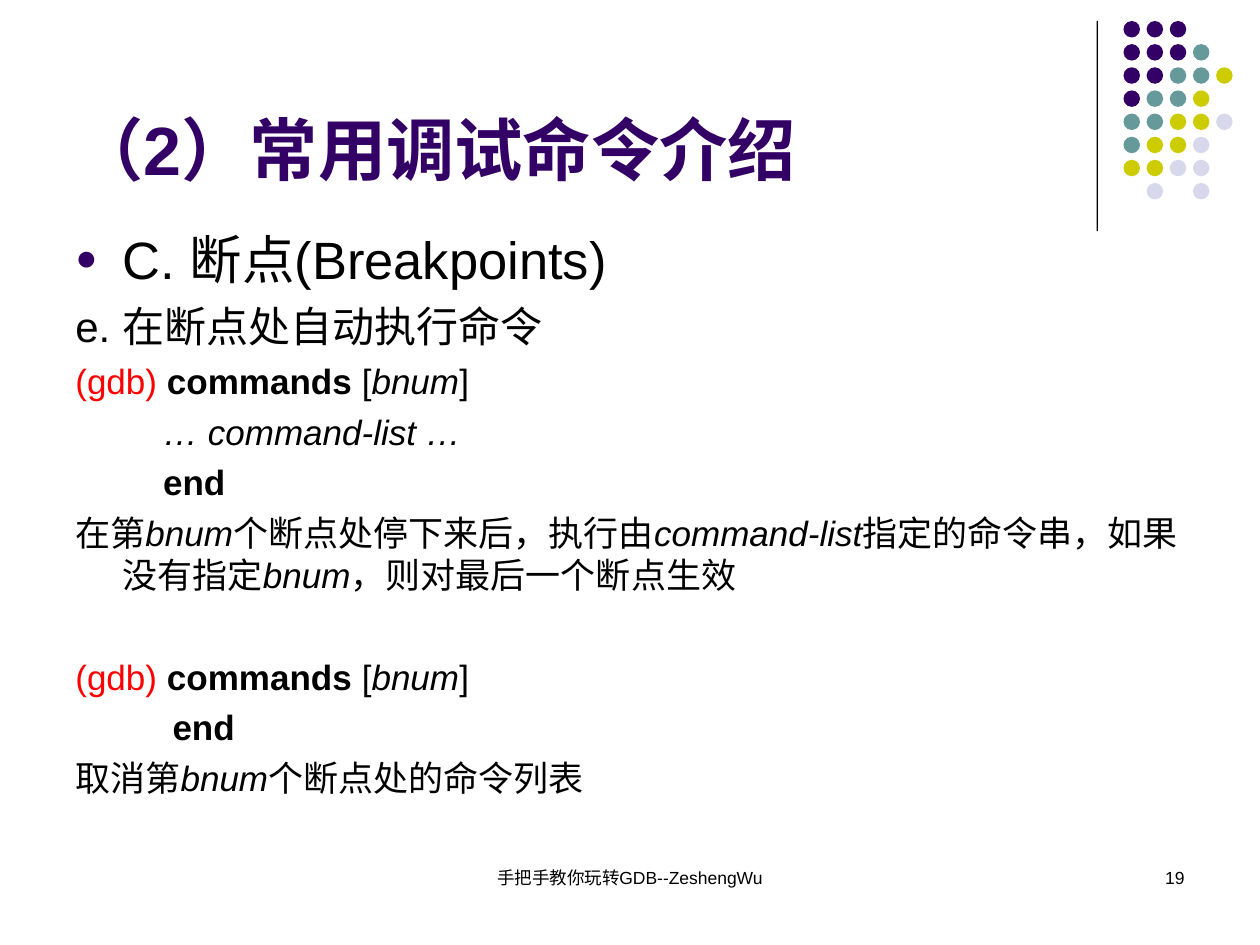
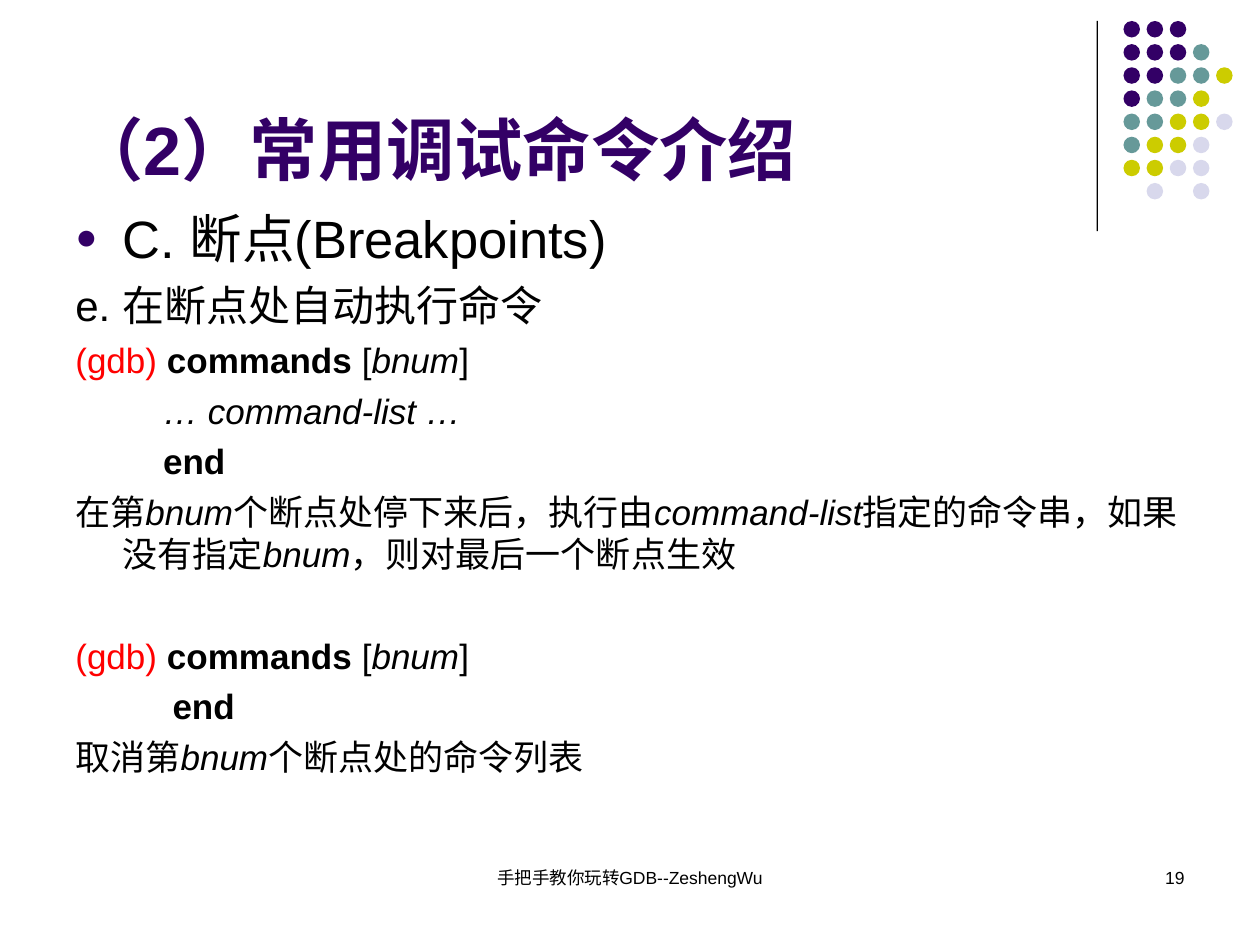
Before and after one commit to KublaikhanGeek/reactor, a slide deck: slide 19 of docs/手把手教你玩转GDB/手把手教你玩转GDB.ppt. Drawn at 1260x945 pixels with LibreOffice and Linux fonts; fonts in the diff are those of the drawing. Boxes give left, top, right and bottom in pixels: in the first picture for what was removed or moved away, otherwise in the second. Text is boxed around its words. In the diff, an @@ line names an element or a change of style, - is before the commit and + after.

```diff
--- a/docs/手把手教你玩转GDB/手把手教你玩转GDB.ppt
+++ b/docs/手把手教你玩转GDB/手把手教你玩转GDB.ppt
@@ text "C. 断点(Breakpoints)": place and size @@
-text "C. 断点(Breakpoints)" at <box>75,235,1178,794</box>
+text "C. 断点(Breakpoints)" at <box>75,214,1178,773</box>
```
Also in this commit, not shown: 21 other slides changed, 1 slide added, 1 slide removed, 1 other file.
